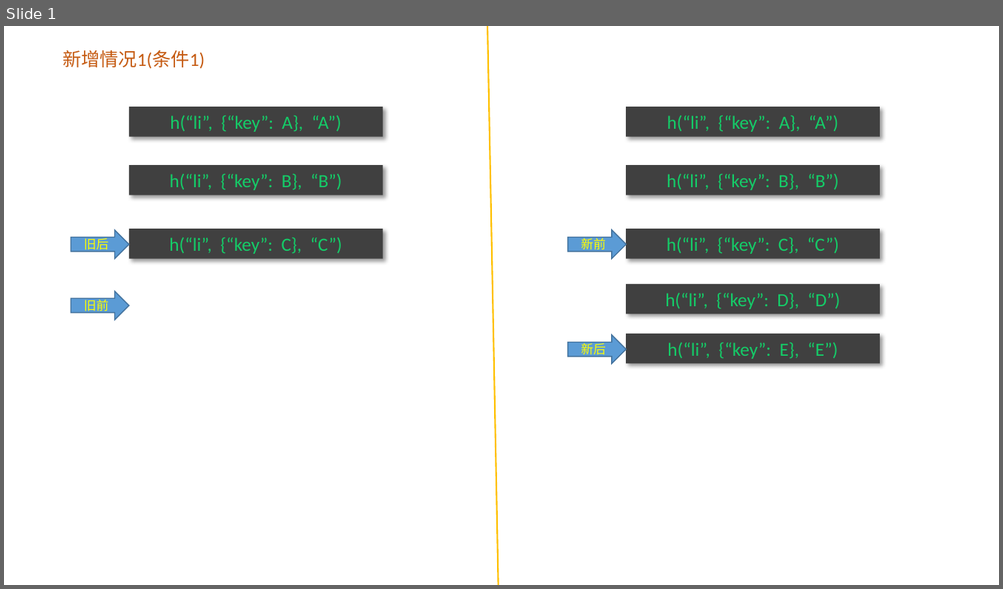
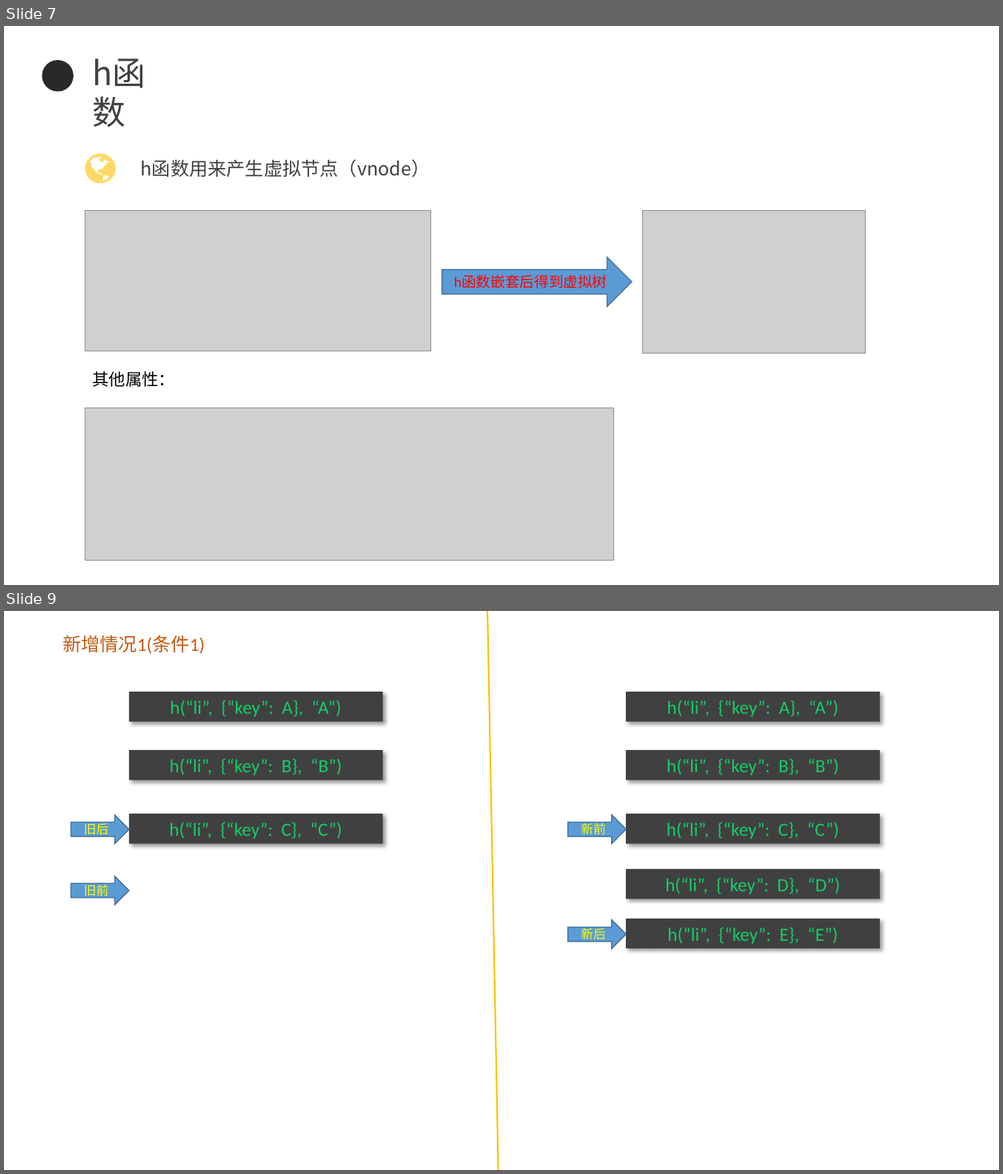
Before and after one commit to Liklei/Vue-park, a slide deck: VUE核心/vue核心代码解析/patch/diff.pptx. Shown one above the other, each under a label of ours: slide 1 before the commit, slides 7 and 9 after it; the slides between them are not shown. The pictures are 1003x589 and 1003x1174 pixels, drawn with LibreOffice and Linux fonts; fonts in the diff are those of the drawing; grey boxes stand for pictures. Boxes give left, top, right and bottom in pixels: in the first picture for what was removed or moved away, otherwise in the second. Text is boxed around its words. In the diff, an @@ line names an element or a change of style, - is before the commit and + after.

```diff
--- a/VUE核心/vue核心代码解析/patch/diff.pptx
+++ b/VUE核心/vue核心代码解析/patch/diff.pptx
@@ slide 7 added at [4, 26, 999, 585], background #FFFFFF @@
@@ ellipse added at [42, 60, 74, 92], fill #292929 @@
@@ text added at [85, 48, 183, 96], 32 pt, text #404040 @@
+h函数
@@ freeform shape added at [85, 153, 116, 184], fill #FFD966 @@
@@ text added at [141, 159, 430, 178], 18 pt, text #404040 @@
+h函数用来产生虚拟节点（vnode）
@@ picture added at [85, 211, 432, 352] @@
@@ picture added at [643, 211, 865, 354] @@
@@ right arrow added at [442, 258, 632, 306], fill #5B9BD5, outline #43739E 1 pt, 14 pt, text #FF0000 @@
+h函数嵌套后得到虚拟树
@@ text added at [93, 372, 176, 387], 16 pt, text #000000 @@
+其他属性：
@@ picture added at [85, 408, 614, 560] @@
@@ what was slide 1 is now slide 9 @@
```
Also in this commit, not shown: 7 other slides added, 4 other files.
